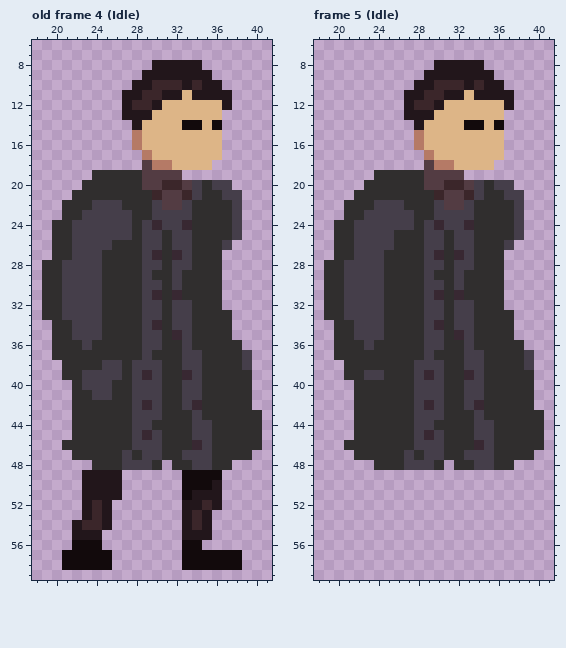
A pixel-art file gets an edit: assets/caracter/Template 64x64 Pj.aseprite. The picture above was drawn from the file before the commit.
300x300 pixels, 7 frames. Shown: old frame 4 (Idle): x 18..41, y 6..59; frame 5 (Idle): x 18..41, y 6..59. The old version is drawn lined up with the new one, on the new canvas. The commit also changed other frames, which this record leaves out.
The same view after the edit:
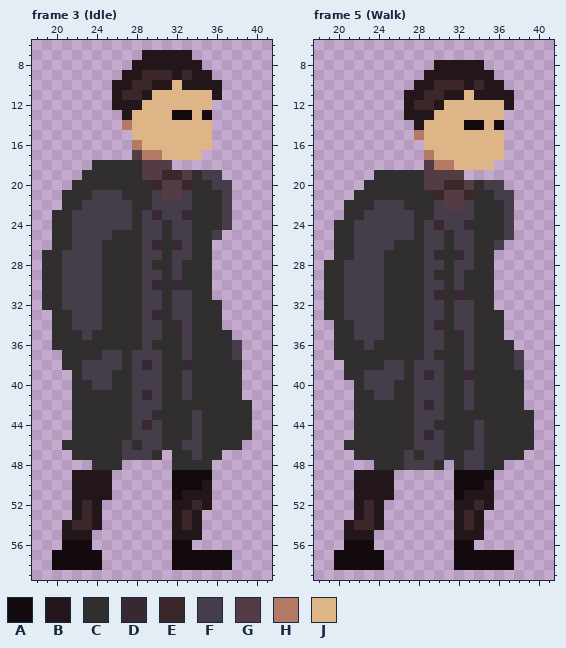
Palette (. is transparent): A #120a0c  B #22161b  C #302e2e  D #382832  E #3b262a  F #453e4a  G #533c43  H #b57a66  J #ddb587
A new or re-ordered frame is compared with the old frame closest to it.
Author's note on the commit: walk animation + fix of intertia
Diff:
canvas 300x300 -> 53x71, the old top-left corner now at -111,-75 (the part of the old canvas that was cut away was empty and is not shown)
frames re-ordered
Changed rows in their new state; - is an unchanged pixel.
Frame 3 (Idle) against old frame 4 (Idle):
first column x 19:
 7 ----------BBBBB-------
 8 ---------BB-----------
 9 --------BBEEE-E-------
10 -------BBEEBBJ-B------
11 -------BEEBJJJ-JJ-.---
12 -------B-BJJ-----..---
13 ---------JJ--AA-A.----
14 --------HJ----JJ-.----
15 ---------J-------.----
16 -----------------.----
17 ---------G-H----..----
18 -----CCCCC-GG....-----
19 ----C-------EEGCFF----
20 ---C------CEGGEC------
21 --C--FFF---F--FC---.--
22 ----F---F---FF----F.--
23 -C-F------FD--D---F.--
24 -----------FC-F---F.--
25 -------CC--------F..--
26 ------C----D-D---..---
27 C-F--------F-F---.----
28 -----------C--C--.----
29 -----------F-----.----
30 -----------D-D---.----
31 -----------F-FF--.----
33 .-C--------D------.---
34 -----------F-D----.---
35 ---C-C-------C--------
36 ----C------C-------F--
37 -.----FF-F-F---C---F.-
38 ----FF----D---DC----.-
39 --.----C--F---FC----.-
40 ----C----------C----.-
41 -----CC---D----C----.-
42 ----------F---CC------
43 -----------C---------.
44 ----------DF----C----.
45 ----------F-----C----.
46 --------FC----FFC---..
47 ---------F-C.-C-C-...-
48 --------....---CC..---
49 ---B---.-----A---.----
50 ---B---.-----A--B.----
51 ---B---.-----AB--.----
52 ---BEB.------B-EB.----
53 ---BEB.------BEB.-----
54 --BE-B.------BEB.-----
55 --B--.-------B--.-----
56 --A--.-------A-.------
57 -A----.------A-----.--
58 -A----.------A-----.--
Frame 5 (Walk):
first column x 28:
16 .
first column x 20:
20 --------------CF-.---
21 --------------C-F-.--
22 -----------------F.--
23 -----------------F.--
24 -----------------F.--
25 ------FF---------F.--
26 ----------------F.---
27 ----------------.----
28 ----------------.----
29 ----------------.----
30 ----------------.----
31 ----------------.----
32 ----------------.----
33 -----------------.---
34 -----------------.---
35 -----------------.---
36 ------------------.--
37 --------------C---F.-
38 -----FF-------C---F.-
39 -----FF-------C----.-
40 ---FFF--------C----.-
41 ----FF--------C----.-
42 --------------C----.-
43 --------------C-----.
44 ---------------C----.
45 ---------------C----.
46 --------------FC----.
47 ---------------C---.-
48 -------------F-C-.---
49 --BBBB------AAAA-----
50 --BBBB------AAAB-----
51 --BBBB------ABBB-----
52 --BEB-------BBEB-----
53 --BEB-------BEB------
54 -BEEB-------BEB------
55 -BBB--------BBB------
56 -AAA--------AA-------
57 AAAAA-------AAAAAA---
58 AAAAA-------AAAAAA---
